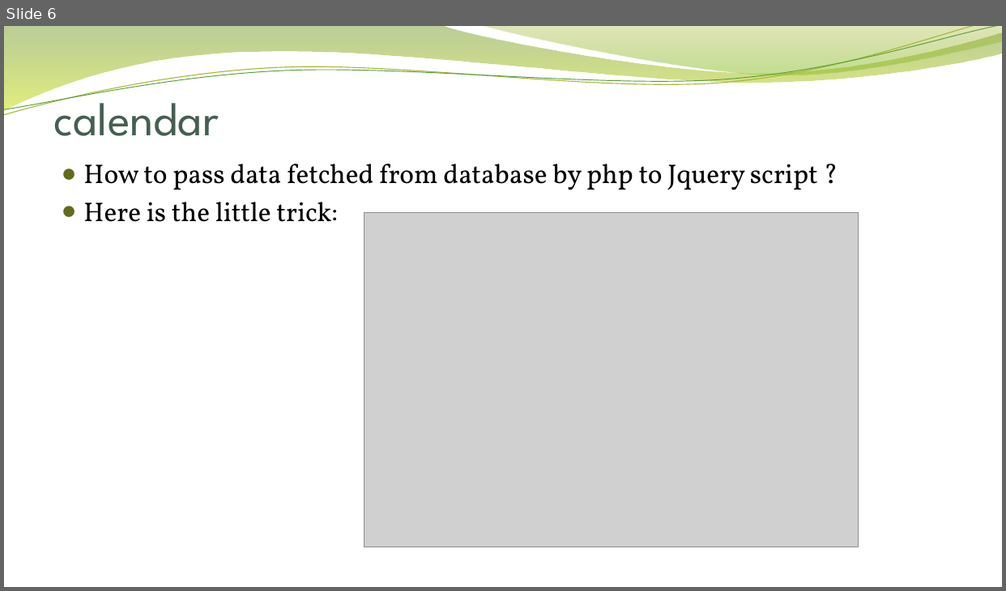
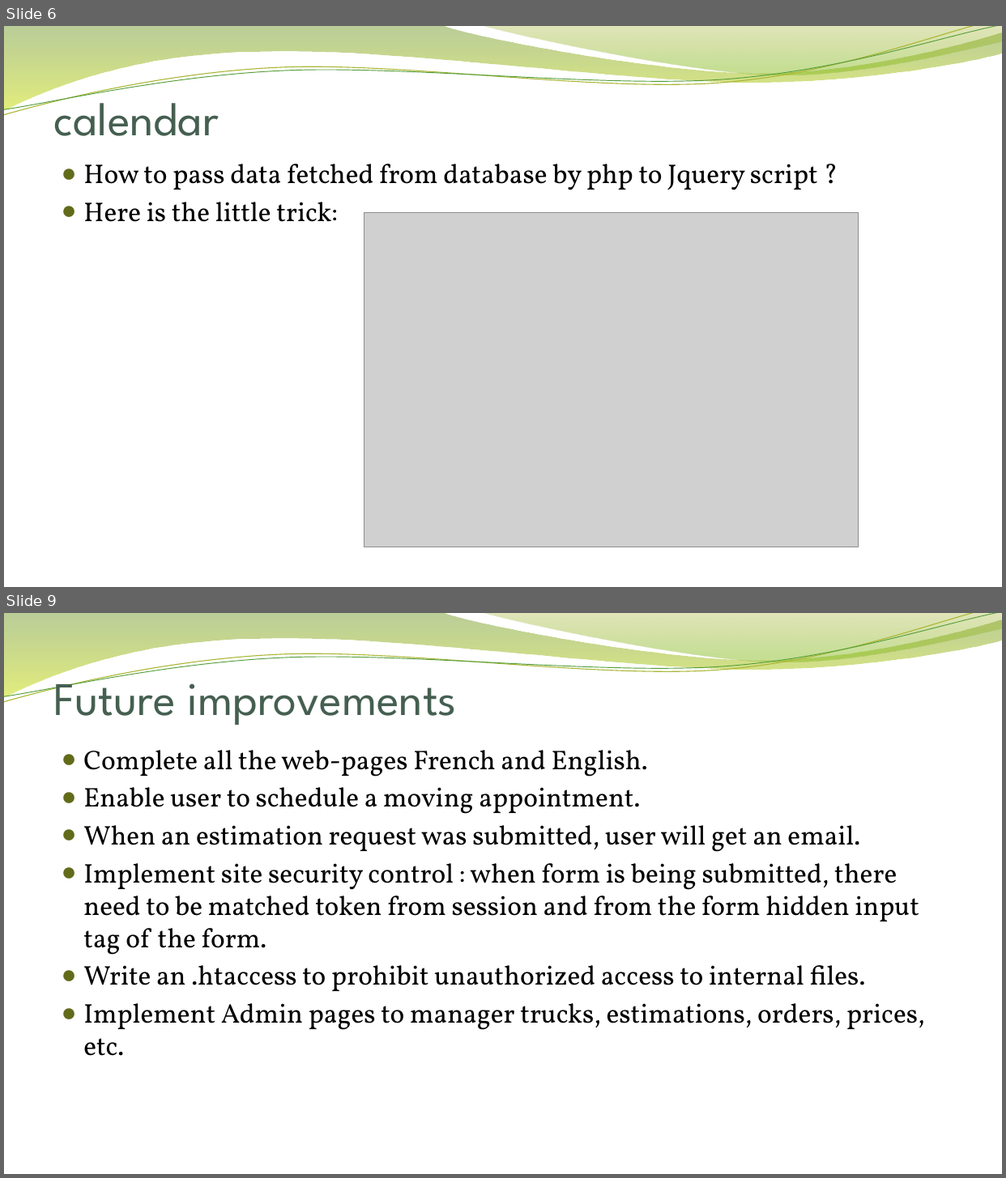
Before and after one commit to QianGaoProject/php, a slide deck: presentation/easy move_DF.pptx. Shown one above the other, each under a label of ours: slide 6 before the commit, slides 6 and 9 after it; the slides between them are not shown. The pictures are 1006x591 and 1006x1178 pixels, drawn with LibreOffice and Linux fonts; fonts in the diff are those of the drawing; grey boxes stand for pictures; background and template pictures are left out. Boxes give left, top, right and bottom in pixels: in the first picture for what was removed or moved away, otherwise in the second. Text is boxed around its words. In the diff, an @@ line names an element or a change of style, - is before the commit and + after.

```diff
--- a/presentation/easy move_DF.pptx
+++ b/presentation/easy move_DF.pptx
@@ slide 9 added at [4, 613, 1002, 1174], background picture (left out); not listed: 4 template elements that a slide beside it also shows @@
@@ title added at [54, 668, 457, 725], 45 pt, text #455F51 @@
+Future improvements
@@ text added at [83, 750, 925, 1056], 26 pt, text #000000 @@
+● Complete all the web-pages French and English.
+● Enable user to schedule a moving appointment.
+● When an estimation request was submitted, user will get an email.
+● Implement site security control : when form is being submitted, there need to be matched token from session and from the form hidden input tag of the form.
+● Write an .htaccess to prohibit unauthorized access to internal files.
+● Implement Admin pages to manager trucks, estimations, orders, prices, etc.
```
Also in this commit, not shown: 2 slides changed, 3 other slides added.
